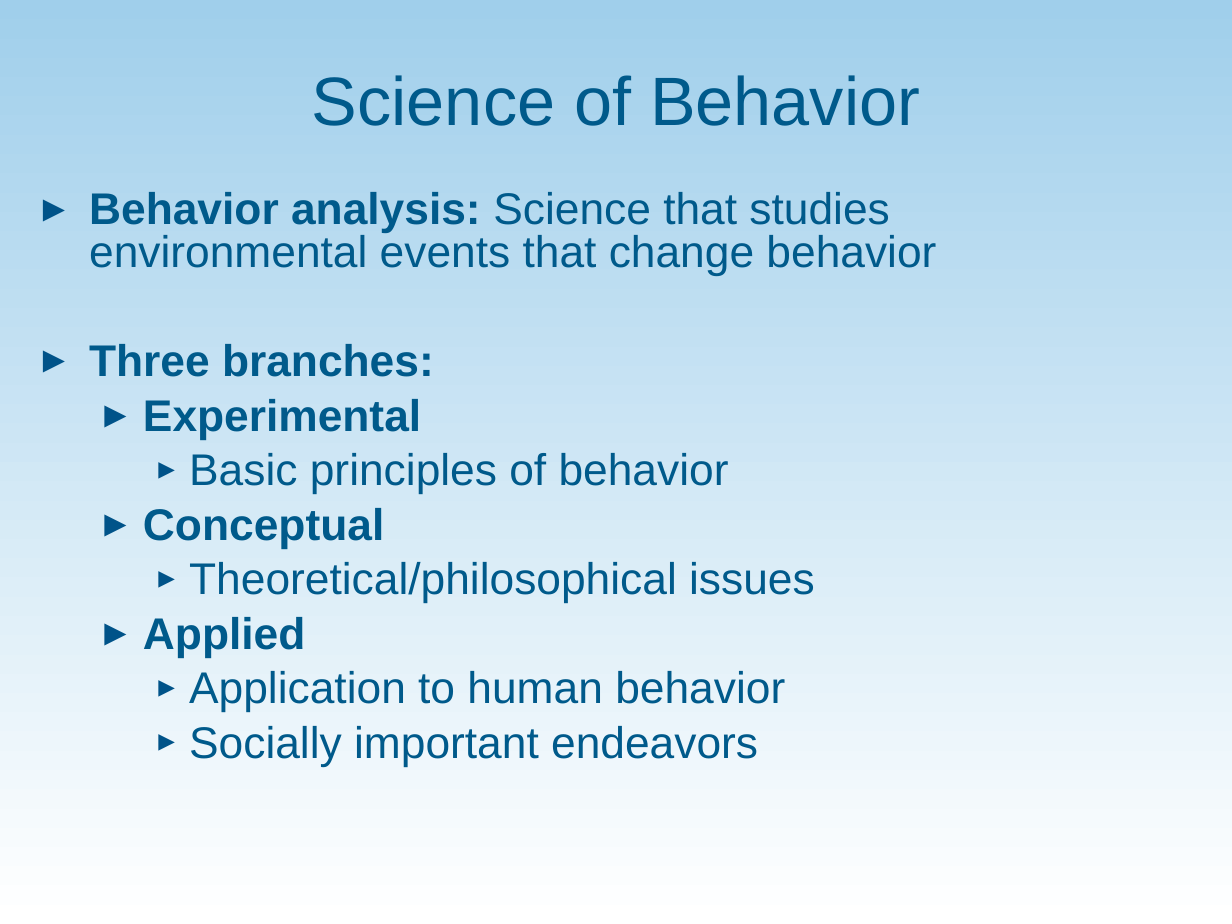
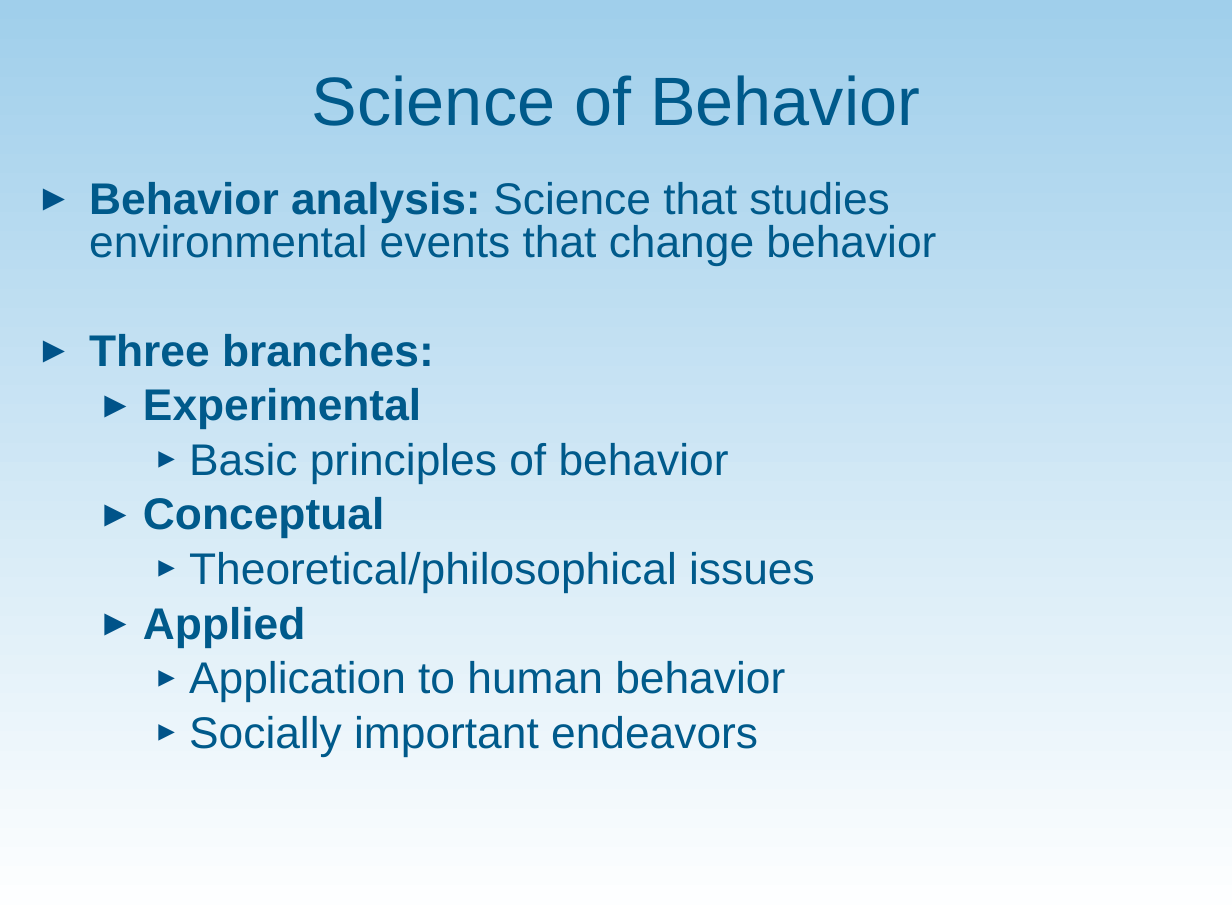
Before and after one commit to communityinclusion/vrsummit.org, a slide deck: slide 5 of assets/PP_Performance_Management_Behavioral_Perspective.ppt (slide 4 before the commit). Drawn at 1232x924 pixels with LibreOffice and Linux fonts; fonts in the diff are those of the drawing; background and template pictures are left out. Boxes give left, top, right and bottom in pixels: in the first picture for what was removed or moved away, otherwise in the second. Text is boxed around its words. In the diff, an @@ line names an element or a change of style, - is before the commit and + after.

```diff
--- a/assets/PP_Performance_Management_Behavioral_Perspective.ppt
+++ b/assets/PP_Performance_Management_Behavioral_Perspective.ppt
@@ text "Behavior analysis: Science that studies ...": place and size @@
-text "Behavior analysis: Science that studies ..." at bbox=[89, 192, 936, 766]
+text "Behavior analysis: Science that studies ..." at bbox=[89, 182, 936, 756]
```
Also in this commit, not shown: 12 other slides changed, 7 slides added.
